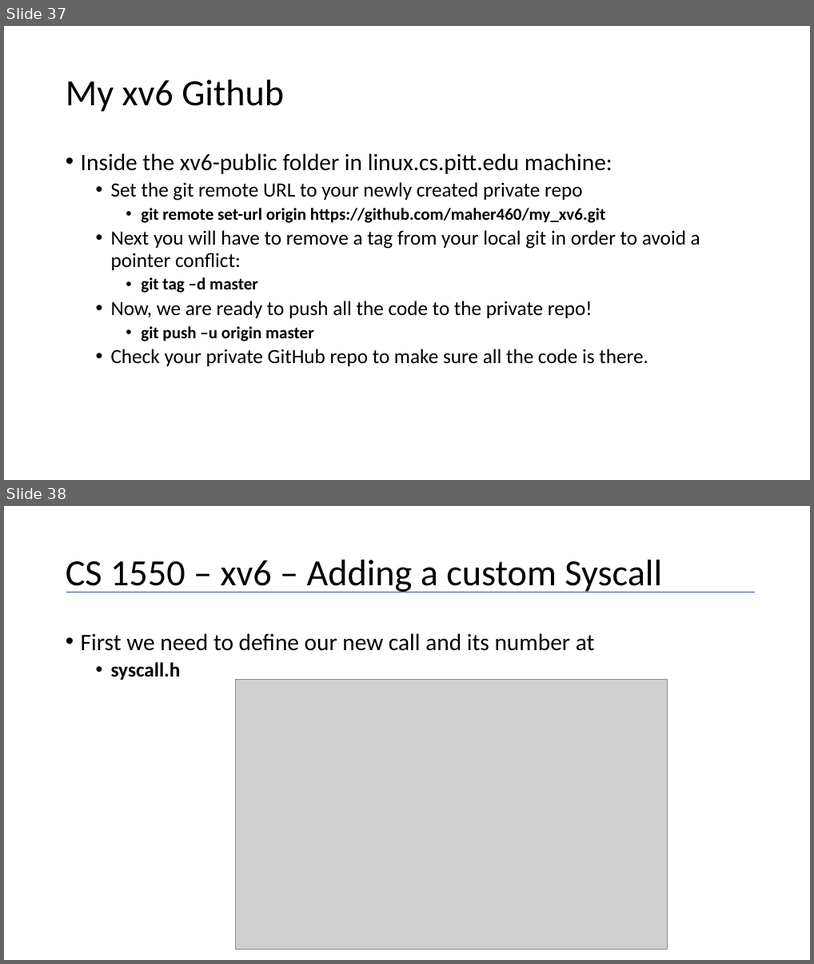
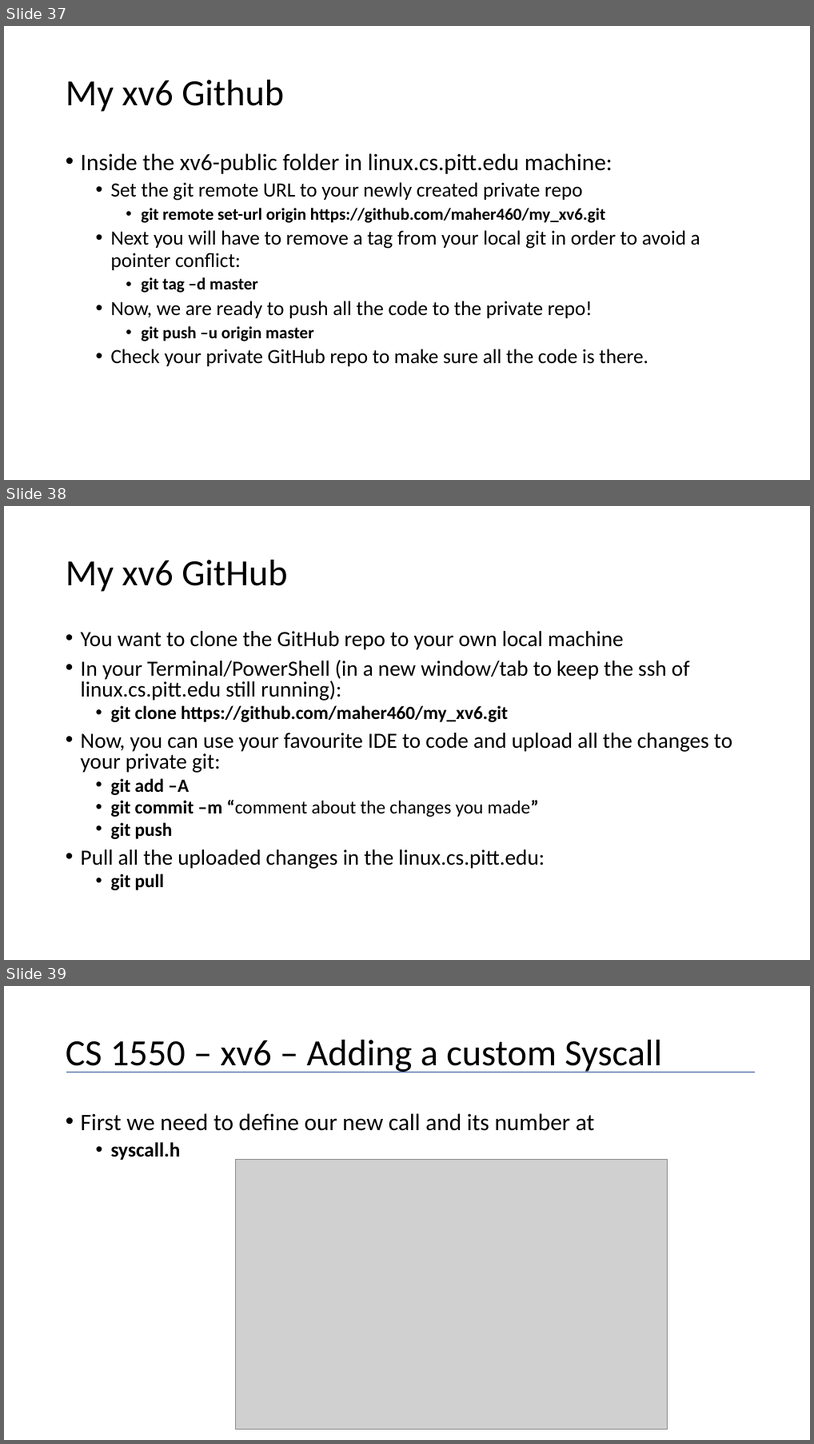
Before and after one commit to maher460/Pitt_CS1550_recitation_materials, a slide deck: CS1550_week_2_xv6_intro.pptx. Shown one above the other, each under a label of ours: slides 37 and 38 before the commit, slides 37, 38 and 39 after it. The pictures are 814x964 and 814x1444 pixels, drawn with LibreOffice and Linux fonts; fonts in the diff are those of the drawing; grey boxes stand for pictures. Boxes give left, top, right and bottom in pixels: in the first picture for what was removed or moved away, otherwise in the second. Text is boxed around its words. In the diff, an @@ line names an element or a change of style, - is before the commit and + after.

Commit message:
finixhed all the github stuff to slides

```diff
--- a/CS1550_week_2_xv6_intro.pptx
+++ b/CS1550_week_2_xv6_intro.pptx
@@ slide 38 added at bbox=[4, 506, 810, 960], background #FFFFFF @@
@@ title added at bbox=[66, 560, 287, 592], 44 pt, text #000000 @@
+My xv6 GitHub
@@ text added at bbox=[81, 631, 733, 890], 25.9 pt, text #000000 @@
+• You want to clone the GitHub repo to your own local machine
+• In your Terminal/PowerShell (in a new window/tab to keep the ssh of linux.cs.pitt.edu still running):
+  • git clone https://github.com/maher460/my_xv6.git
+• Now, you can use your favourite IDE to code and upload all the changes to your private git:
+  • git add –A
+  • git commit –m “comment about the changes you made”
+  • git push
+• Pull all the uploaded changes in the linux.cs.pitt.edu:
+  • git pull
@@ what was slide 38 is now slide 39 @@
```
